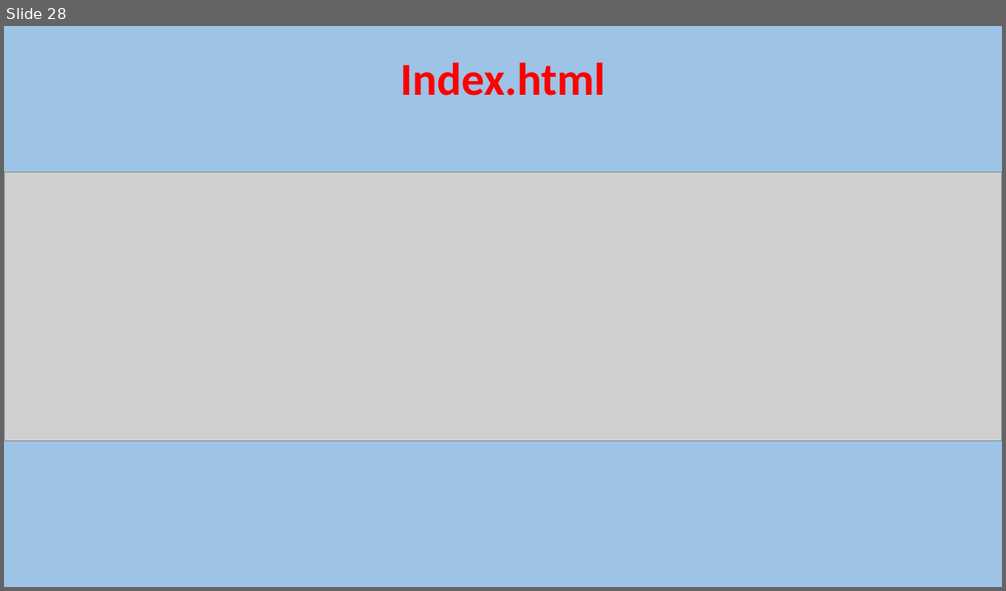
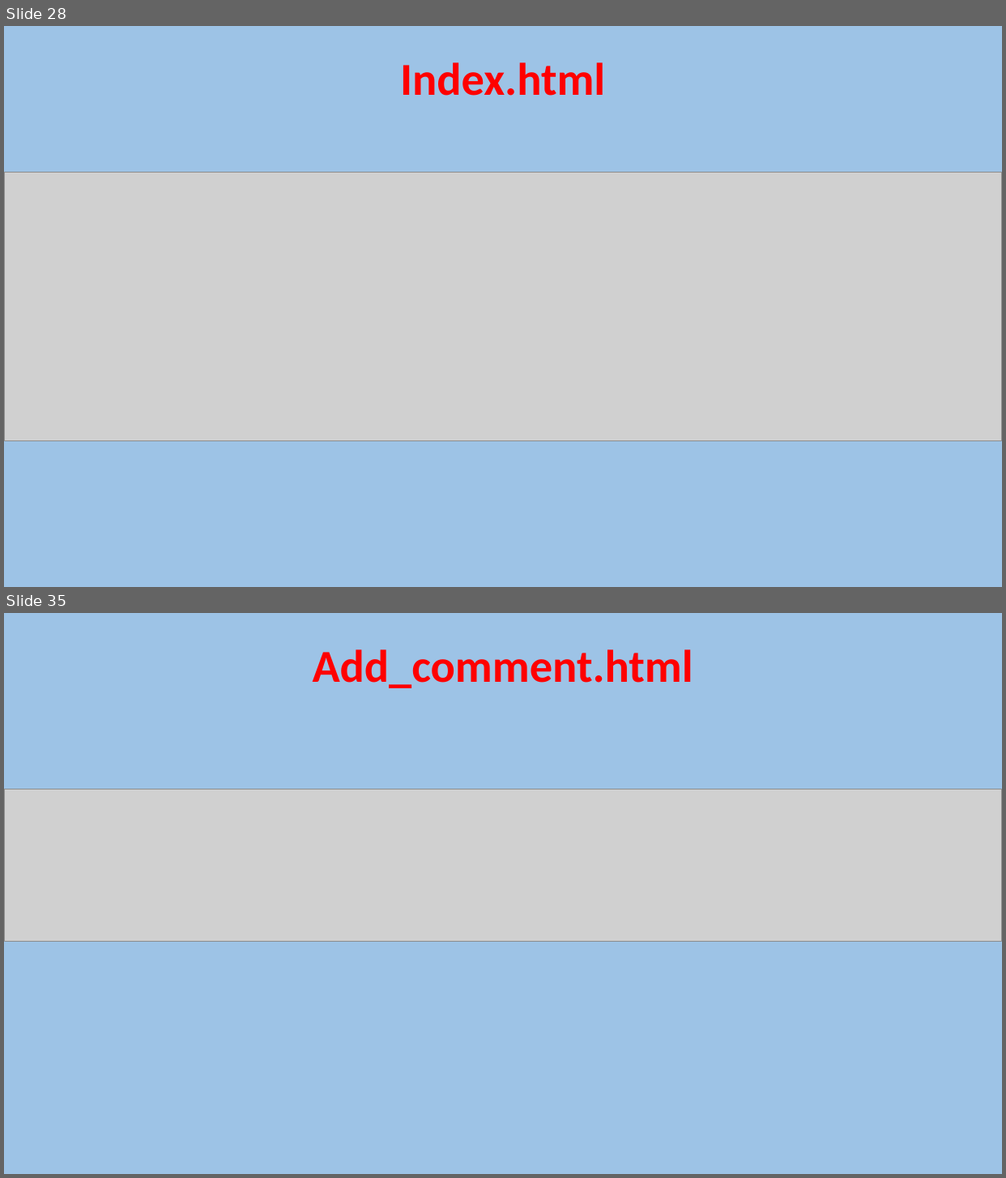
Before and after one commit to GloireDianzenza/ProjetFinal, a slide deck: documentation/Dossier Projet/Projet Slides.pptx. Shown one above the other, each under a label of ours: slide 28 before the commit, slides 28 and 35 after it; the slides between them are not shown. The pictures are 1006x591 and 1006x1178 pixels, drawn with LibreOffice and Linux fonts; fonts in the diff are those of the drawing; grey boxes stand for pictures. Boxes give left, top, right and bottom in pixels: in the first picture for what was removed or moved away, otherwise in the second. Text is boxed around its words. In the diff, an @@ line names an element or a change of style, - is before the commit and + after.

```diff
--- a/documentation/Dossier Projet/Projet Slides.pptx
+++ b/documentation/Dossier Projet/Projet Slides.pptx
@@ slide 35 added at (4, 613, 1002, 1174), background #9DC3E6 @@
@@ title added at (313, 649, 693, 688), 44 pt, text #FF0000, bold @@
+Add_comment.html
@@ picture added at (4, 790, 1002, 942) @@
```
Also in this commit, not shown: 15 other slides added, 2 other files.
